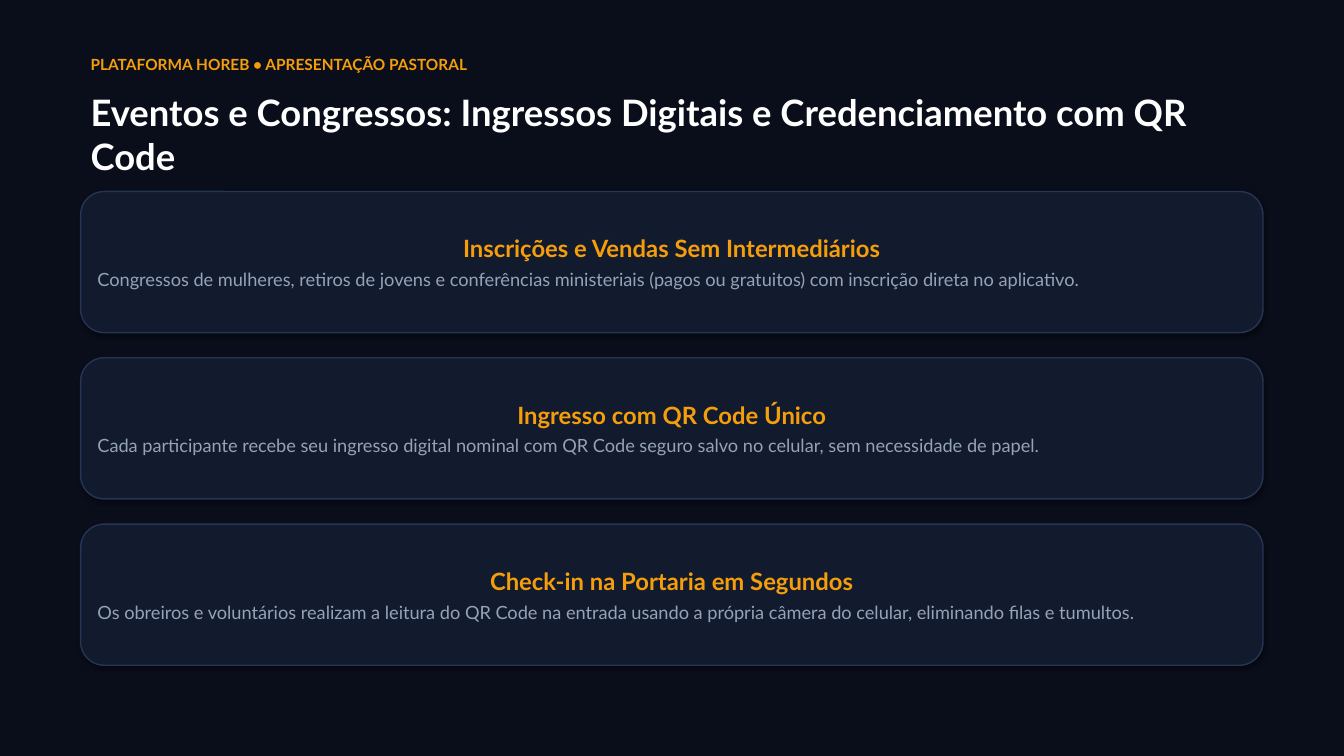
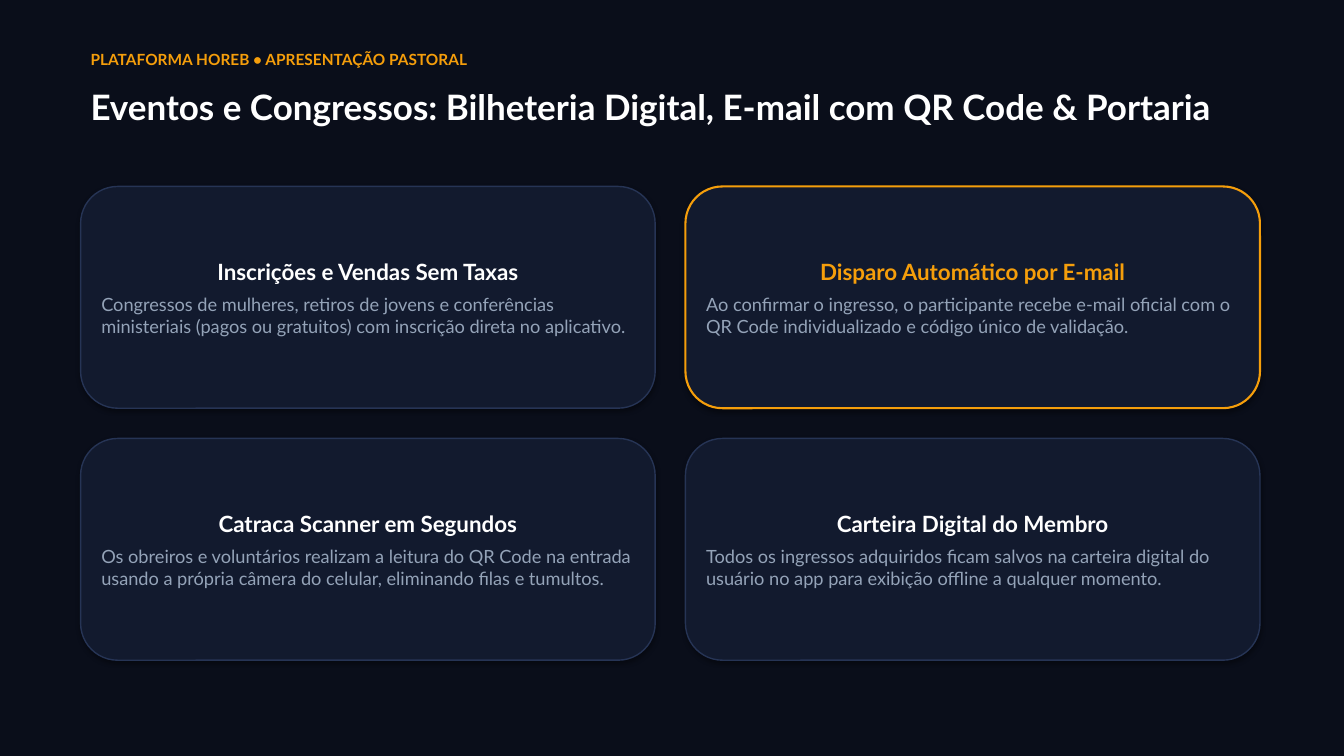
Before and after one commit to lynxemssistema-blip/horeb, a slide deck: slide 10 of Apresentacao_Horeb_Pastores.pptx (slide 8 before the commit). Drawn at 1344x756 pixels with LibreOffice and Linux fonts; fonts in the diff are those of the drawing. Boxes give left, top, right and bottom in pixels: in the first picture for what was removed or moved away, otherwise in the second. Text is boxed around its words. In the diff, an @@ line names an element or a change of style, - is before the commit and + after.

Commit message:
feat: atualizar apresentacao PowerPoint, novo fluxo de convidar amigo e envio de ingressos com QR Code por email

```diff
--- a/Apresentacao_Horeb_Pastores.pptx
+++ b/Apresentacao_Horeb_Pastores.pptx
@@ text "PLATAFORMA HOREB • APRESENTAÇÃO PASTORAL" moved from (x1=91, y1=57, x2=467, y2=73) to (x1=91, y1=52, x2=467, y2=68) @@
@@ text at (x1=91, y1=94, x2=1210, y2=127): text changed; size 26 to 25 pt @@
-Eventos e Congressos: Ingressos Digitais e Credenciamento com QR Code
+Eventos e Congressos: Bilheteria Digital, E-mail com QR Code & Portaria
@@ rounded rectangle "Inscrições e Vendas Sem Taxas" resized from (x1=81, y1=192, x2=1263, y2=333) to (x1=81, y1=187, x2=655, y2=408) @@
@@ rounded rectangle "Disparo Automático por E-mail" resized from (x1=81, y1=358, x2=1263, y2=499) to (x1=686, y1=187, x2=1260, y2=408) @@
@@ rounded rectangle "Disparo Automático por E-mail" at (x1=686, y1=187, x2=1260, y2=408): outline #263455 1 pt to #F59E0B 1.5 pt @@
@@ text in rounded rectangle at (x1=217, y1=263, x2=518, y2=284): text changed; size 17 to 16 pt; text colour #F59E0B to #FFFFFF @@
-Inscrições e Vendas Sem Intermediários
+Inscrições e Vendas Sem Taxas
@@ text in rounded rectangle at (x1=706, y1=263, x2=1230, y2=337): text changed @@
-Ingresso com QR Code Único
-Cada participante recebe seu ingresso digital nominal com QR Code seguro salvo no celular, sem necessidade de papel.
+Disparo Automático por E-mail
+Ao confirmar o ingresso, o participante recebe e-mail oficial com o QR Code individualizado e código único de validação.
@@ rounded rectangle "Catraca Scanner em Segundos" resized from (x1=81, y1=524, x2=1263, y2=665) to (x1=81, y1=439, x2=655, y2=660) @@
@@ rounded rectangle added at (x1=686, y1=439, x2=1260, y2=660), fill #121A2E, outline #263455 1 pt, 13 pt, text #94A3B8 @@
+Carteira Digital do Membro
+Todos os ingressos adquiridos ficam salvos na carteira digital do usuário no app para exibição offline a qualquer momento.
@@ text in rounded rectangle at (x1=219, y1=515, x2=517, y2=536): text changed; size 17 to 16 pt; text colour #F59E0B to #FFFFFF @@
-Check-in na Portaria em Segundos
+Catraca Scanner em Segundos
```
Also in this commit, not shown: 9 other slides changed, 2 slides added, 15 other files.
